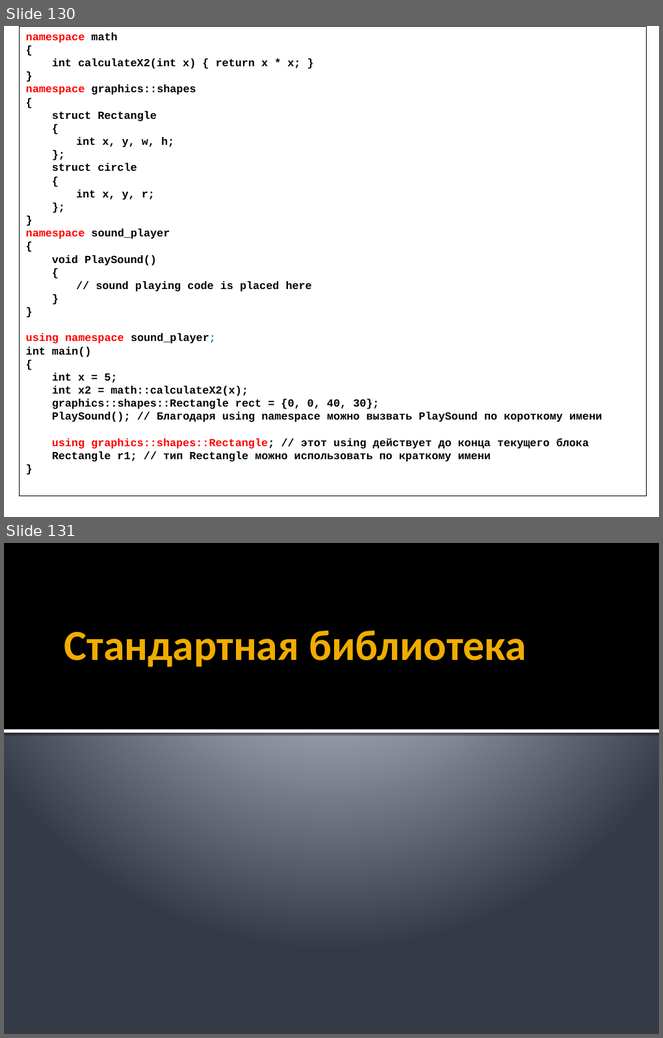
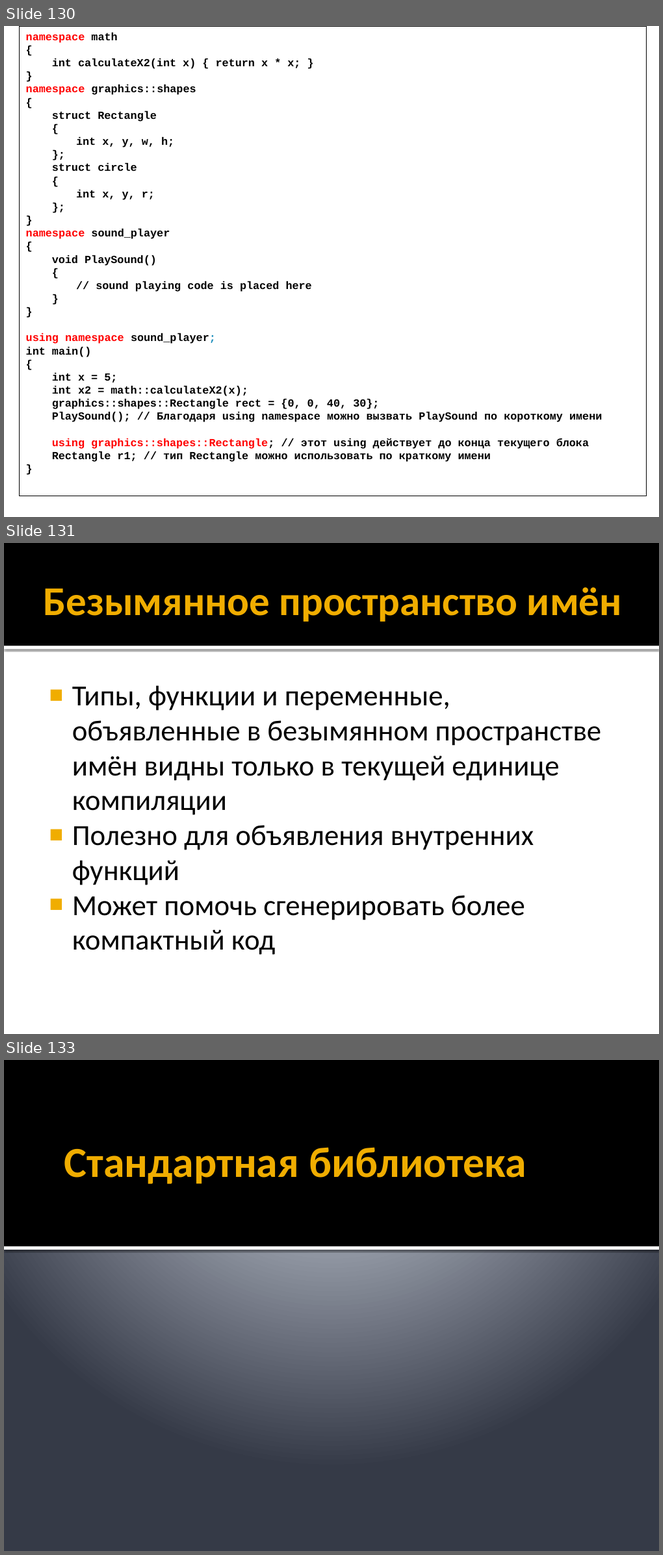
Before and after one commit to alexey-malov/oop, a slide deck: lectures/01/Синтаксис C++.pptx. Shown one above the other, each under a label of ours: slides 130 and 131 before the commit, slides 130, 131 and 133 after it; the slides between them are not shown. The pictures are 663x1038 and 663x1555 pixels, drawn with LibreOffice and Linux fonts; fonts in the diff are those of the drawing. Boxes give left, top, right and bottom in pixels: in the first picture for what was removed or moved away, otherwise in the second. Text is boxed around its words. In the diff, an @@ line names an element or a change of style, - is before the commit and + after.

```diff
--- a/lectures/01/Синтаксис C++.pptx
+++ b/lectures/01/Синтаксис C++.pptx
@@ slide 131 added at box(4, 543, 659, 1034), background #FFFFFF @@
@@ rectangle added at box(4, 543, 659, 646), fill #000000 @@
@@ title added at box(43, 587, 622, 622), 45 pt, text #F0AD00, bold @@
+Безымянное пространство имён
@@ rectangle added at box(4, 646, 659, 649), fill #FFFFFF @@
@@ text added at box(72, 685, 602, 955), 32 pt, text #000000 @@
+■ Типы, функции и переменные, объявленные в безымянном пространстве имён видны только в текущей единице компиляции
+■ Полезно для объявления внутренних функций
+■ Может помочь сгенерировать более компактный код
@@ what was slide 131 is now slide 133 @@
```
Also in this commit, not shown: 1 slide changed, 3 other slides added.
